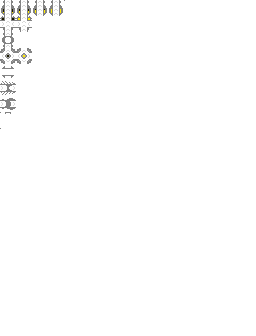
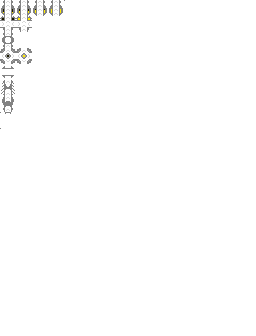
Comparing the layer stacks of the two 256×336 images. Changes:
painted on "Layer 33" over [0, 80, 16, 112]
painted on "Layer 29" over [0, 80, 16, 112]
